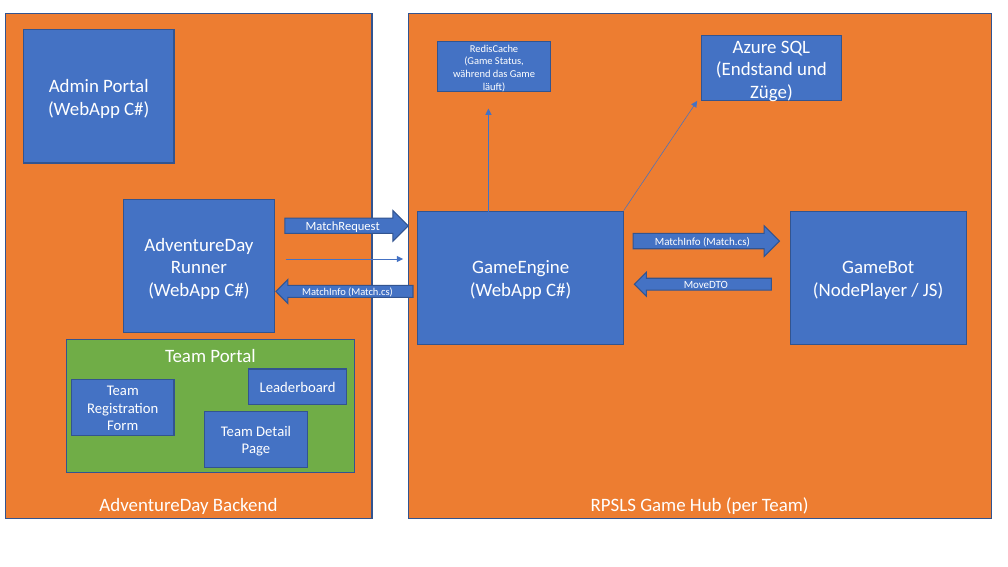
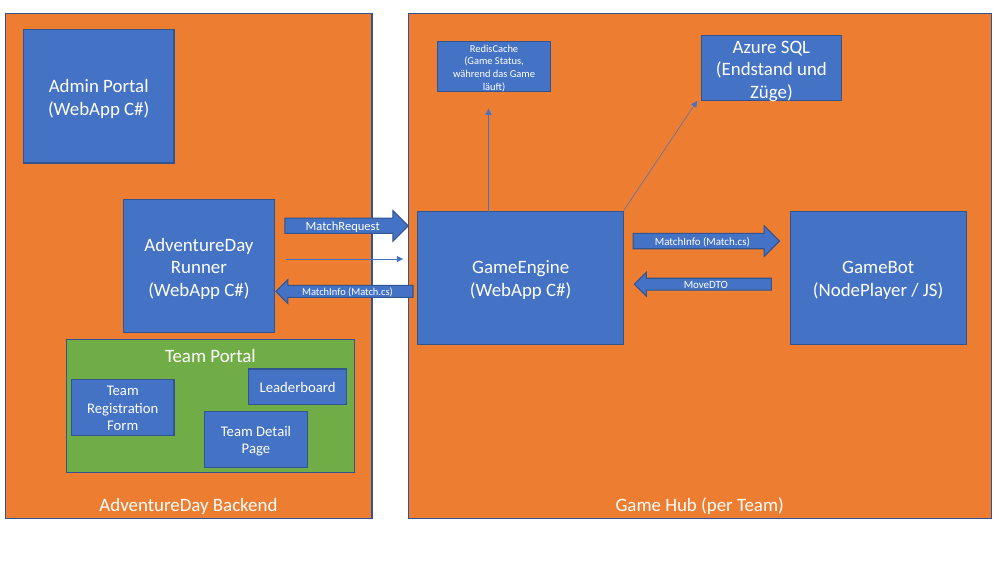
Before and after one commit to andrehe001/aad-coach, a slide deck: slide 2 of docs/AzureGameDay_ArcSketch.pptx. Drawn at 1008x567 pixels with LibreOffice and Linux fonts; fonts in the diff are those of the drawing. Boxes give left, top, right and bottom in pixels: in the first picture for what was removed or moved away, otherwise in the second. Text is boxed around its words. In the diff, an @@ line names an element or a change of style, - is before the commit and + after.

Commit message:
remove RPSLS

```diff
--- a/docs/AzureGameDay_ArcSketch.pptx
+++ b/docs/AzureGameDay_ArcSketch.pptx
@@ text in rectangle at [616, 497, 784, 514]: text changed @@
-RPSLS Game Hub (per Team)
+Game Hub (per Team)
```
Also in this commit, not shown: 36 other files.
